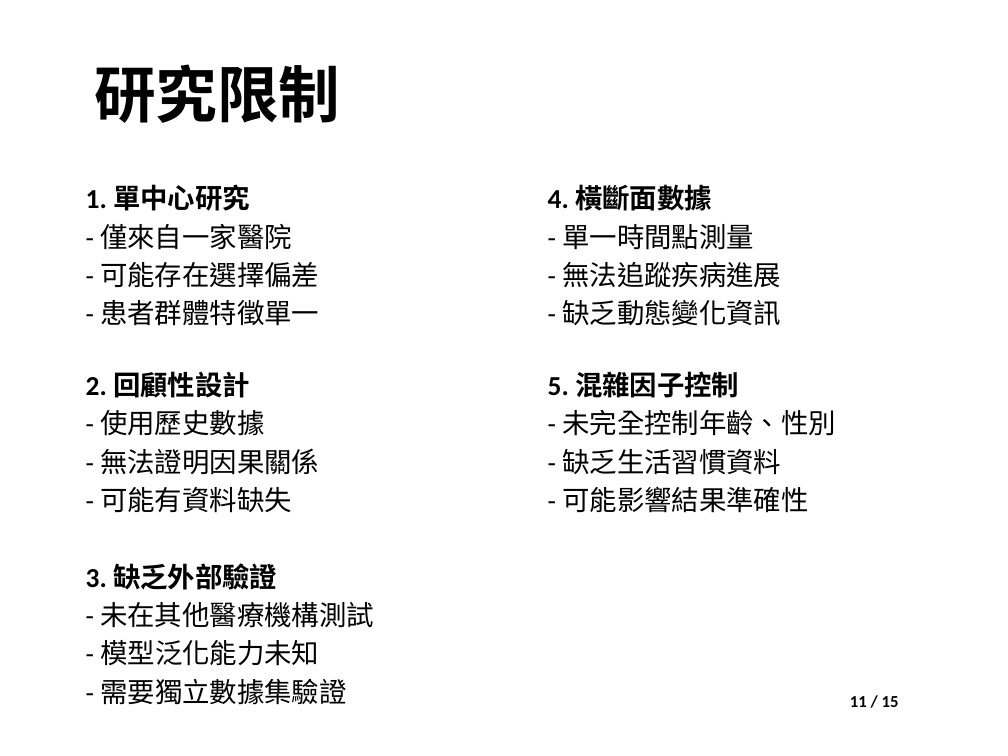
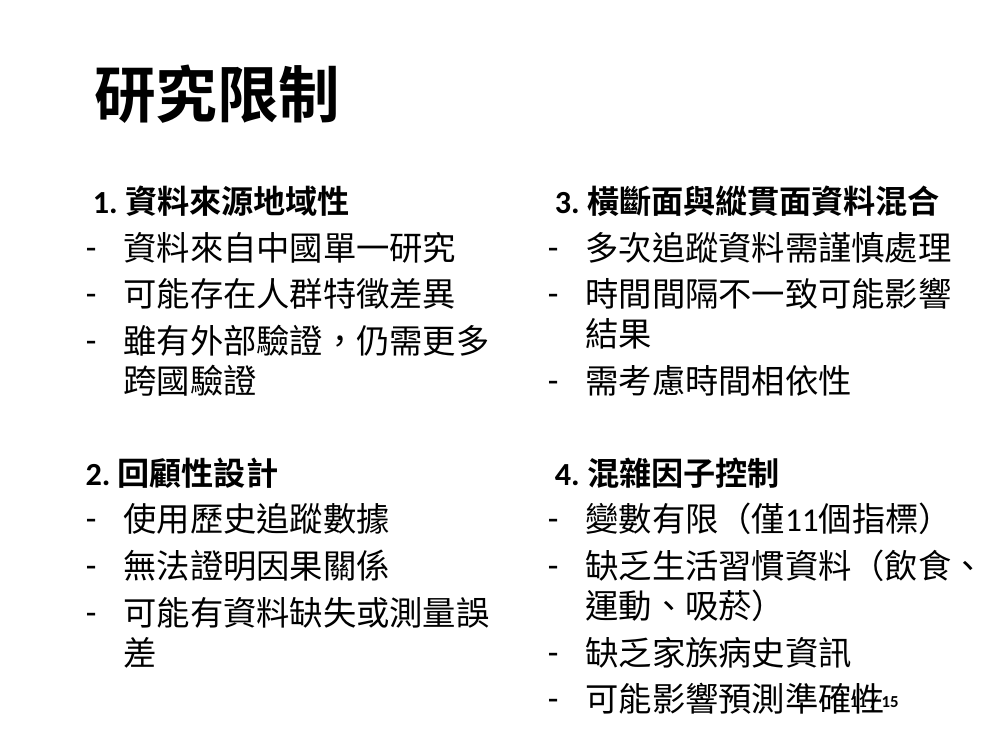
Before and after one commit to joechiboo/ResearchSeminar-3H, a slide deck: slide 11 of 提交檔案/專題討論_21138X006_紀伯喬_wVBA.pptm. Drawn at 1008x756 pixels with LibreOffice and Linux fonts; fonts in the diff are those of the drawing; background and template pictures are left out. Boxes give left, top, right and bottom in pixels: in the first picture for what was removed or moved away, otherwise in the second. Text is boxed around its words. In the diff, an @@ line names an element or a change of style, - is before the commit and + after.

```diff
--- a/提交檔案/專題討論_21138X006_紀伯喬_wVBA.pptm
+++ b/提交檔案/專題討論_21138X006_紀伯喬_wVBA.pptm
@@ text at [93, 185, 489, 396]: text changed; size 19.6 to 23.8 pt @@
-1. 單中心研究
-- 僅來自一家醫院
-- 可能存在選擇偏差
-- 患者群體特徵單一
+1. 資料來源地域性
+– 資料來自中國單一研究
+– 可能存在人群特徵差異
+– 雖有外部驗證，仍需更多跨國驗證
@@ text at [555, 185, 985, 668]: text changed; size 19.6 to 23.8 pt @@
-4. 橫斷面數據
-- 單一時間點測量
-- 無法追蹤疾病進展
-- 缺乏動態變化資訊
-5. 混雜因子控制
-- 未完全控制年齡、性別
-- 缺乏生活習慣資料
-- 可能影響結果準確性
+3. 橫斷面與縱貫面資料混合
+– 多次追蹤資料需謹慎處理
+– 時間間隔不一致可能影響結果
+– 需考慮時間相依性
+4. 混雜因子控制
+– 變數有限（僅11個指標）
+– 缺乏生活習慣資料（飲食、運動、吸菸）
+– 缺乏家族病史資訊
+– 可能影響預測準確性
@@ text at [86, 457, 278, 488]: size 19.6 to 22.9 pt in "2. 回顧性設計" @@
@@ text at [123, 503, 489, 668]: text changed; size 19.6 to 23.8 pt @@
-- 使用歷史數據
-- 無法證明因果關係
-- 可能有資料缺失
-3. 缺乏外部驗證
-- 未在其他醫療機構測試
-- 模型泛化能力未知
-- 需要獨立數據集驗證
+– 使用歷史追蹤數據
+– 無法證明因果關係
+– 可能有資料缺失或測量誤差
```
Also in this commit, not shown: 7 other slides changed, 1 slide added, 1 slide removed, 4 other files.
